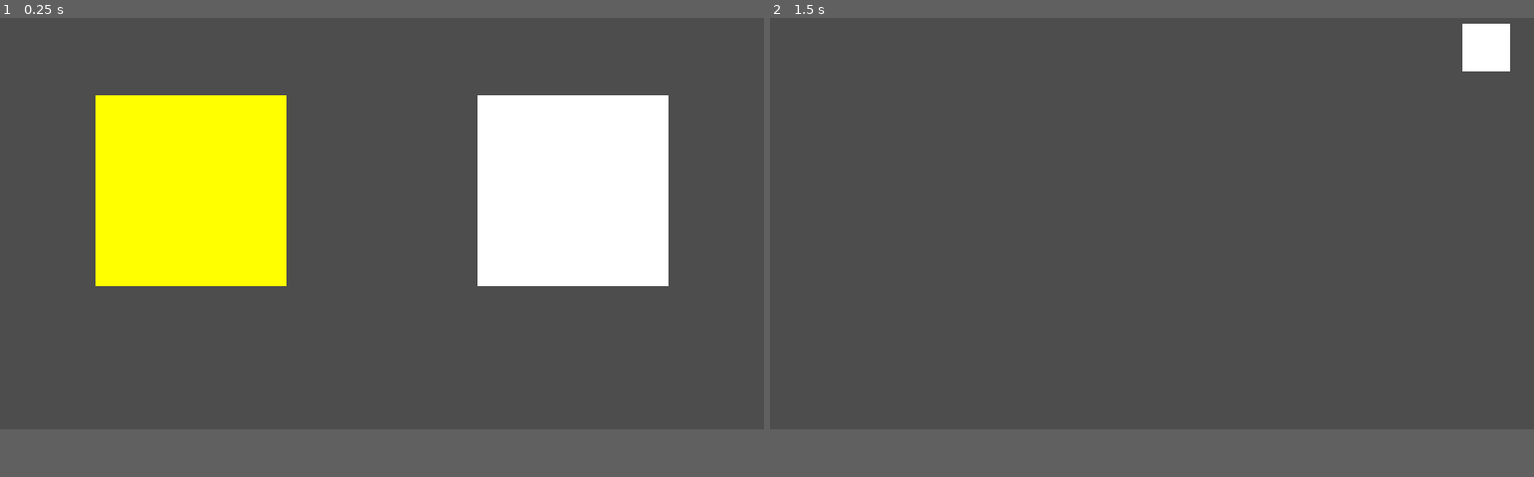
Above: before the commit, frames 1-2 (left to right).
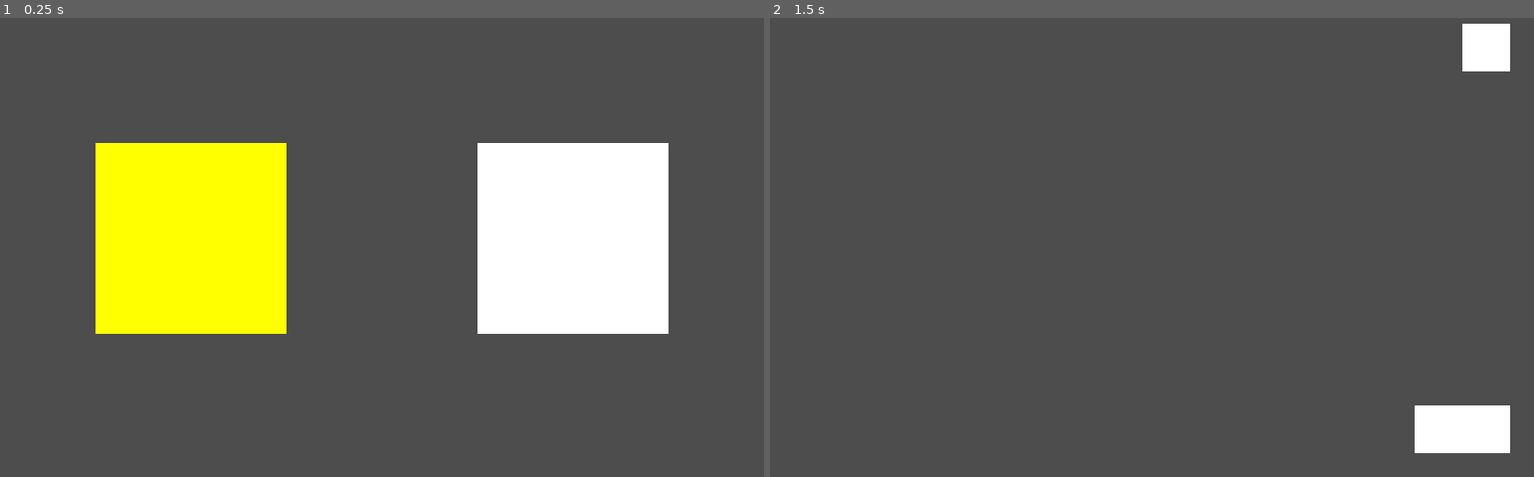
Above: after the commit, the same moments.

Repository: pupungeggang6/Godot-Playground
Game: Godot game, scene res://Scene/title.tscn
Same seed, same stepped clock (60 frames per second), same inputs: the game is played once before the commit and once after it.
Inputs (mouse positions are in pixels of both pictures, inside the frame that each line leads up to):
- Up to frame 1 (0.25 s): no input
- Up to frame 2 (1.5 s): tap Enter at 0.5 s; move the mouse to (1320, 192) at 0.52 s; click (1320, 192) at 0.6 s; tap Space at 1.25 s; move the mouse to (999, 238) at 1.27 s; click (999, 238) at 1.35 s
In our replay, the window is 800x450 before the commit and 800x500 after it. These sizes can differ from the game's own. Grey fills any space a smaller window leaves; there, only what the larger window draws over its background counts as a difference.

The runs differ from the first frame. In frame 1, 10% of the frame differs, in the area x 12-88%, y 16-69%; in frame 2, 1.3%.

Commit message:
Start

Diff:
--- /dev/null
+++ b/Puzzle/Resource/Font/neodgm_32.tres
@@ -0,0 +1,7 @@
+[gd_resource type="Theme" load_steps=2 format=3 uid="uid://bnrsir14p12c7"]
+
+[ext_resource type="FontFile" uid="uid://btr52dwwwe5jc" path="res://Font/neodgm.ttf" id="1_4rybf"]
+
+[resource]
+default_font = ExtResource("1_4rybf")
+default_font_size = 32
--- /dev/null
+++ b/Puzzle/Scene/Prorotype/block.gd
@@ -0,0 +1,22 @@
+extends Node2D
+
+const block_pool = ['attack', 'shield', 'energy', 'scroll']
+var type = ''
+
+func generate_block(pos):
+    var index = GResource.rand_gen.randi_range(0, 3)
+    type = block_pool[index]
+    if type == 'attack':
+        get_node('Image').texture = GResource.tex_attack
+    if type == 'shield':
+        get_node('Image').texture = GResource.tex_shield
+    if type == 'energy':
+        get_node('Image').texture = GResource.tex_energy
+    if type == 'scroll':
+        get_node('Image').texture = GResource.tex_scroll
+    position.x = pos.x
+    position.y = pos.y
+
+func change_type_to_empty():
+    type = 'empty'
+    hide()
--- /dev/null
+++ b/Puzzle/Scene/Prorotype/block.tscn
@@ -0,0 +1,13 @@
+[gd_scene load_steps=3 format=3 uid="uid://c5b37pw43vsw8"]
+
+[ext_resource type="Script" uid="uid://balhbh8ji2kid" path="res://Scene/Prorotype/block.gd" id="1_ciqe8"]
+[ext_resource type="Texture2D" uid="uid://dxfq3q6brdirl" path="res://Image/SelectFrame.png" id="1_jh0bv"]
+
+[node name="Block" type="Node2D"]
+script = ExtResource("1_ciqe8")
+
+[node name="Image" type="Sprite2D" parent="."]
+
+[node name="SelectFrame" type="Sprite2D" parent="."]
+visible = false
+texture = ExtResource("1_jh0bv")
--- /dev/null
+++ b/Puzzle/Scene/battle.tscn
@@ -0,0 +1,26 @@
+[gd_scene load_steps=3 format=3 uid="uid://bvgiypd67dpvs"]
+
+[ext_resource type="Script" uid="uid://b5hnpco1gn53q" path="res://Script/Scene/battle.gd" id="1_t35rp"]
+[ext_resource type="Script" uid="uid://d0idh7pt0y3gq" path="res://Script/Node/board.gd" id="2_erfcq"]
+
+[node name="Battle" type="Node2D"]
+script = ExtResource("1_t35rp")
+
+[node name="UI" type="Control" parent="."]
+layout_mode = 3
+anchors_preset = 0
+offset_right = 40.0
+offset_bottom = 40.0
+
+[node name="ColorRect" type="ColorRect" parent="UI"]
+layout_mode = 0
+offset_right = 1280.0
+offset_bottom = 800.0
+
+[node name="Board" type="Node2D" parent="."]
+position = Vector2(640, 400)
+script = ExtResource("2_erfcq")
+
+[node name="Rect" type="Sprite2D" parent="Board"]
+
+[node name="Block" type="Node2D" parent="Board"]
--- a/Puzzle/Scene/character_select.tscn
+++ b/Puzzle/Scene/character_select.tscn
@@ -5,8 +5,16 @@
 [node name="CharacterSelect" type="Node2D"]
 script = ExtResource("1_bb8is")
 
-[node name="ButtonBack" type="ColorRect" parent="."]
+[node name="UI" type="CanvasLayer" parent="."]
+
+[node name="ButtonBack" type="ColorRect" parent="UI"]
 offset_left = 1160.0
 offset_top = 40.0
 offset_right = 1240.0
 offset_bottom = 120.0
+
+[node name="ButtonStart" type="ColorRect" parent="UI"]
+offset_left = 1080.0
+offset_top = 680.0
+offset_right = 1240.0
+offset_bottom = 760.0
--- a/Puzzle/Scene/title.tscn
+++ b/Puzzle/Scene/title.tscn
@@ -5,15 +5,19 @@
 [node name="Title" type="Node2D"]
 script = ExtResource("1_h6y6f")
 
-[node name="ButtonStart" type="ColorRect" parent="."]
+[node name="UI" type="CanvasLayer" parent="."]
+
+[node name="ButtonStart" type="ColorRect" parent="UI"]
 offset_left = 160.0
-offset_top = 160.0
+offset_top = 240.0
 offset_right = 480.0
-offset_bottom = 480.0
+offset_bottom = 560.0
 color = Color(1, 1, 0, 1)
 
-[node name="ButtonErase" type="ColorRect" parent="."]
+[node name="ButtonErase" type="ColorRect" parent="UI"]
 offset_left = 800.0
-offset_top = 160.0
+offset_top = 240.0
 offset_right = 1120.0
-offset_bottom = 480.0
+offset_bottom = 560.0
+
+[node name="Image" type="Sprite2D" parent="."]
--- /dev/null
+++ b/Puzzle/Script/Node/board.gd
@@ -0,0 +1,84 @@
+extends Node2D
+
+@onready var node_rect = get_node('Rect')
+@onready var node_block = get_node('Block')
+
+var row = 9
+var col = 9
+
+var block = []
+var selected = []
+
+func _process(delta: float):
+    if Input.is_action_just_released('mouse_left'):
+        var mouse = get_viewport().get_mouse_position()
+        handle_mouse(mouse)
+
+func handle_mouse(mouse):
+    if Var.menu == false:
+        if Var.state == 'start':
+            Var.state = ''
+        if Var.state == '':
+            for i in range(row):
+                for j in range(col):
+                    var rect = [block[i][j].global_position.x, block[i][j].global_position.y, 64, 64]
+                    if FPhysics.point_inside_rect_center(mouse, rect):
+                        find_neighbor(i, j)
+
+func generate_board(r, c):
+    row = r
+    col = c
+
+    for i in range(row):
+        var temp = []
+        for j in range(col):
+            var node_block_temp = load('res://Scene/Prorotype/block.tscn').instantiate()
+            var pos = Vector2(-32 * (col - 1) + 64 * j, -32 * (row - 1) + 64 * i)
+            node_block_temp.generate_block(pos)
+            node_block.add_child(node_block_temp)
+            temp.append(node_block_temp)
+        block.append(temp)
+
+    selected = generate_zero(row, col)
+
+func handle_block_selected():
+    for i in range(row):
+        for j in range(col):
+            if selected[i][j] == 1:
+                block[i][j].get_node('SelectFrame').show()
+            else:
+                block[i][j].get_node('SelectFrame').hide()
+
+func generate_zero(r, c):
+    var board = []
+    for i in range(r):
+        var temp = []
+        for j in range(c):
+            temp.append(0)
+        board.append(temp)
+    return board
+
+func find_neighbor(r, c):
+    selected = generate_zero(row, col)
+    var queue = []
+    var type = block[r][c].type
+    queue.append([r, c])
+
+    while len(queue) > 0:
+        var first = queue[0]
+        selected[first[0]][first[1]] = 1
+        queue.pop_front()
+
+        for i in range(4):
+            var next = [first[0] + Const.direction_info[i][0], first[1] + Const.direction_info[i][1]]
+            if next[0] >= 0 and next[0] < row and next[1] >= 0 and next[1] < col:
+                if block[next[0]][next[1]].type == type and selected[next[0]][next[1]] == 0:
+                    queue.append(next)
+
+    handle_block_selected()
+
+func delete_selected():
+    pass
+
+func fall_handle():
+    pass
--- /dev/null
+++ b/Puzzle/Script/Scene/battle.gd
@@ -0,0 +1,13 @@
+extends Node2D
+
+@onready var node_board = get_node('Board')
+
+var row = 9
+var col = 9
+var block = []
+
+func _ready():
+    node_board.generate_board(9, 9)
+
+func _process(delta: float):
+    pass
--- a/Puzzle/Script/Scene/character_select.gd
+++ b/Puzzle/Script/Scene/character_select.gd
@@ -1,12 +1,13 @@
 extends Node2D
 
-@onready var node_button_back = get_node('ButtonBack')
+@onready var node_button_back = get_node('UI/ButtonBack')
+@onready var node_button_start = get_node('UI/ButtonStart')
 
 func _ready():
     pass
 
 func _process(delta: float):
-    if Input.is_action_just_pressed('mouse_left'):
+    if Input.is_action_just_released('mouse_left'):
         var mouse = get_viewport().get_mouse_position()
         handle_mouse(mouse)
 
@@ -17,3 +18,8 @@
                 Var.state = ''
                 Var.menu = false
                 FGame.change_scene_to('res://Scene/Title.tscn', 'Title', self)
+
+            elif FPhysics.point_inside_node(mouse, node_button_start):
+                Var.state = 'start'
+                Var.menu = false
+                FGame.change_scene_to('res://Scene/Battle.tscn', 'Battle', self)
--- a/Puzzle/Script/Scene/title.gd
+++ b/Puzzle/Script/Scene/title.gd
@@ -1,7 +1,7 @@
 extends Node2D
 
-@onready var node_button_start = get_node('ButtonStart')
-@onready var node_button_erase = get_node('ButtonErase')
+@onready var node_button_start = get_node('UI/ButtonStart')
+@onready var node_button_erase = get_node('UI/ButtonErase')
 
 func _ready():
     Save.load_data()
--- /dev/null
+++ b/Puzzle/Script/const.gd
@@ -0,0 +1,5 @@
+extends Node
+
+const direction_info = [
+    [-1, 0], [0, -1], [0, 1], [1, 0]
+]
--- a/Puzzle/Script/f_game.gd
+++ b/Puzzle/Script/f_game.gd
@@ -3,5 +3,5 @@
 func change_scene_to(target_scene_path, target_scene_name, current_scene):
     var scene = load(target_scene_path).instantiate()
     scene.name = target_scene_name
-    get_tree().root.remove_child(current_scene)
+    current_scene.queue_free()
     get_tree().root.add_child(scene)
--- a/Puzzle/Script/f_physics.gd
+++ b/Puzzle/Script/f_physics.gd
@@ -1,5 +1,10 @@
 extends Node
 
 func point_inside_node(point, node):
-    var node_rect = node.get_rect()
-    return point.x > node_rect.position.x and point.x < node_rect.position.x + node_rect.size.x and point.y > node_rect.position.y and point.y < node_rect.position.y + node_rect.size.y
+    return point.x > node.global_position.x and point.x < node.global_position.x + node.size.x and point.y > node.global_position.y and point.y < node.global_position.y + node.size.y
+
+func point_inside_rect(point, rect):
+    return point.x > rect[0] and point.x < rect[0] + rect[2] and point.y > rect[1] and point.y < rect[1] + rect[3]
+
+func point_inside_rect_center(point, rect):
+    return point.x > rect[0] - rect[2] / 2 and point.x < rect[0] + rect[2] / 2 and point.y > rect[1] - rect[3] / 2 and point.y < rect[1] + rect[3] / 2
--- /dev/null
+++ b/Puzzle/Script/g_resource.gd
@@ -0,0 +1,13 @@
+extends Node
+
+var img_attack = Image.load_from_file('res://Image/BlockAttack.png')
+var img_shield = Image.load_from_file('res://Image/BlockShield.png')
+var img_energy = Image.load_from_file('res://Image/BlockEnergy.png')
+var img_scroll = Image.load_from_file('res://Image/BlockScroll.png')
+
+var tex_attack = ImageTexture.create_from_image(img_attack)
+var tex_shield = ImageTexture.create_from_image(img_shield)
+var tex_energy = ImageTexture.create_from_image(img_energy)
+var tex_scroll = ImageTexture.create_from_image(img_scroll)
+
+var rand_gen = RandomNumberGenerator.new()
--- a/Puzzle/project.godot
+++ b/Puzzle/project.godot
@@ -21,11 +21,13 @@
 Var="*res://Script/var.gd"
 FPhysics="*res://Script/f_physics.gd"
 FGame="*res://Script/f_game.gd"
+GResource="*res://Script/g_resource.gd"
+Const="*res://Script/const.gd"
 
 [display]
 
 window/size/viewport_width=1280
-window/size/viewport_height=720
+window/size/viewport_height=800
 window/stretch/mode="viewport"
 
 [input]
Binary file added: Puzzle/Font/neodgm.ttf
Not shown, added: Puzzle/Font/neodgm.ttf.import
Binary file added: Puzzle/Image/BlockAttack.png
Not shown, added: Puzzle/Image/BlockAttack.png.import
Binary file added: Puzzle/Image/BlockEnergy.png
Not shown, added: Puzzle/Image/BlockEnergy.png.import
Binary file added: Puzzle/Image/BlockScroll.png
Not shown, added: Puzzle/Image/BlockScroll.png.import
Binary file added: Puzzle/Image/BlockShield.png
Not shown, added: Puzzle/Image/BlockShield.png.import
Binary file added: Puzzle/Image/SelectFrame.png
Not shown, added: Puzzle/Image/SelectFrame.png.import
(and 6 more such lines)
